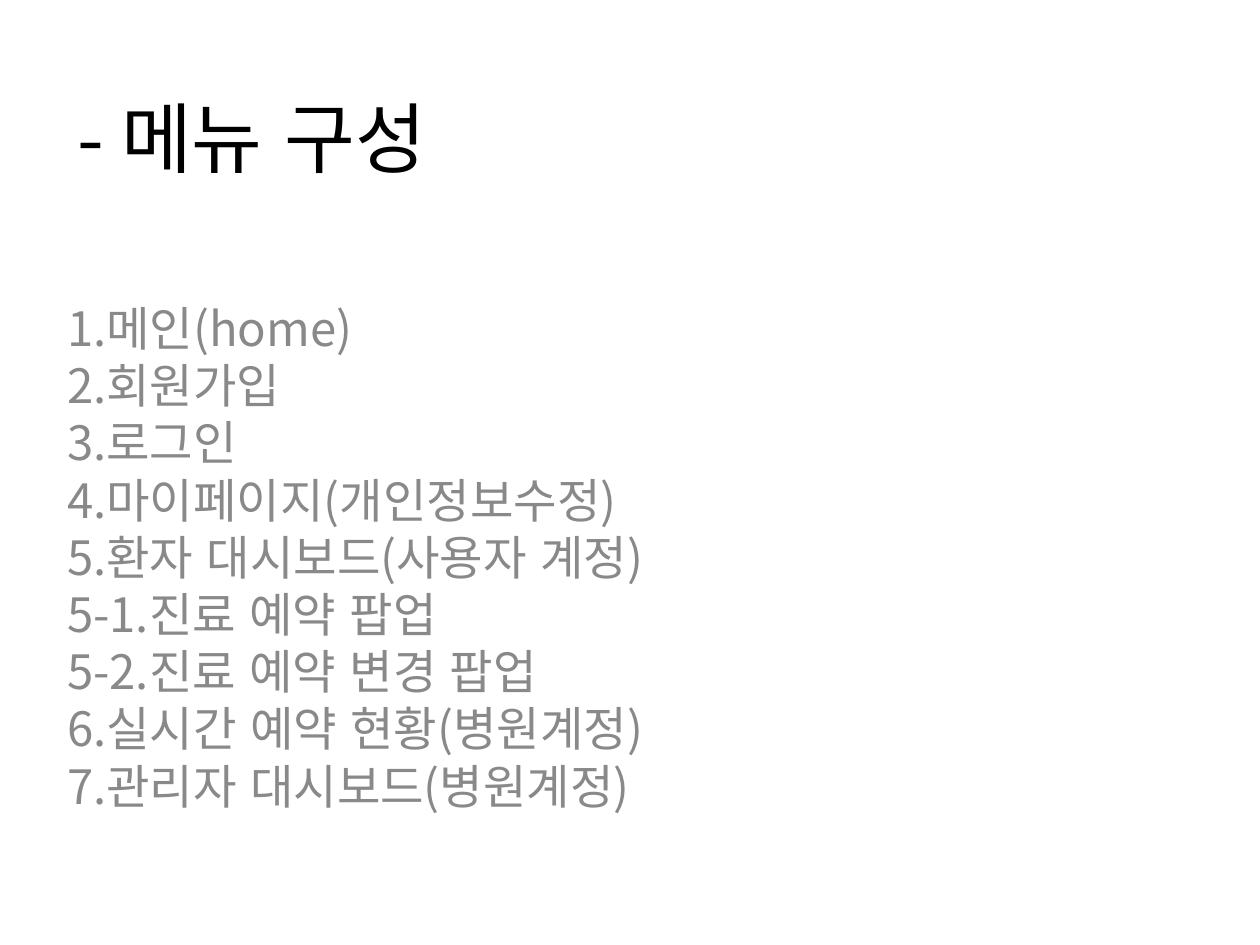
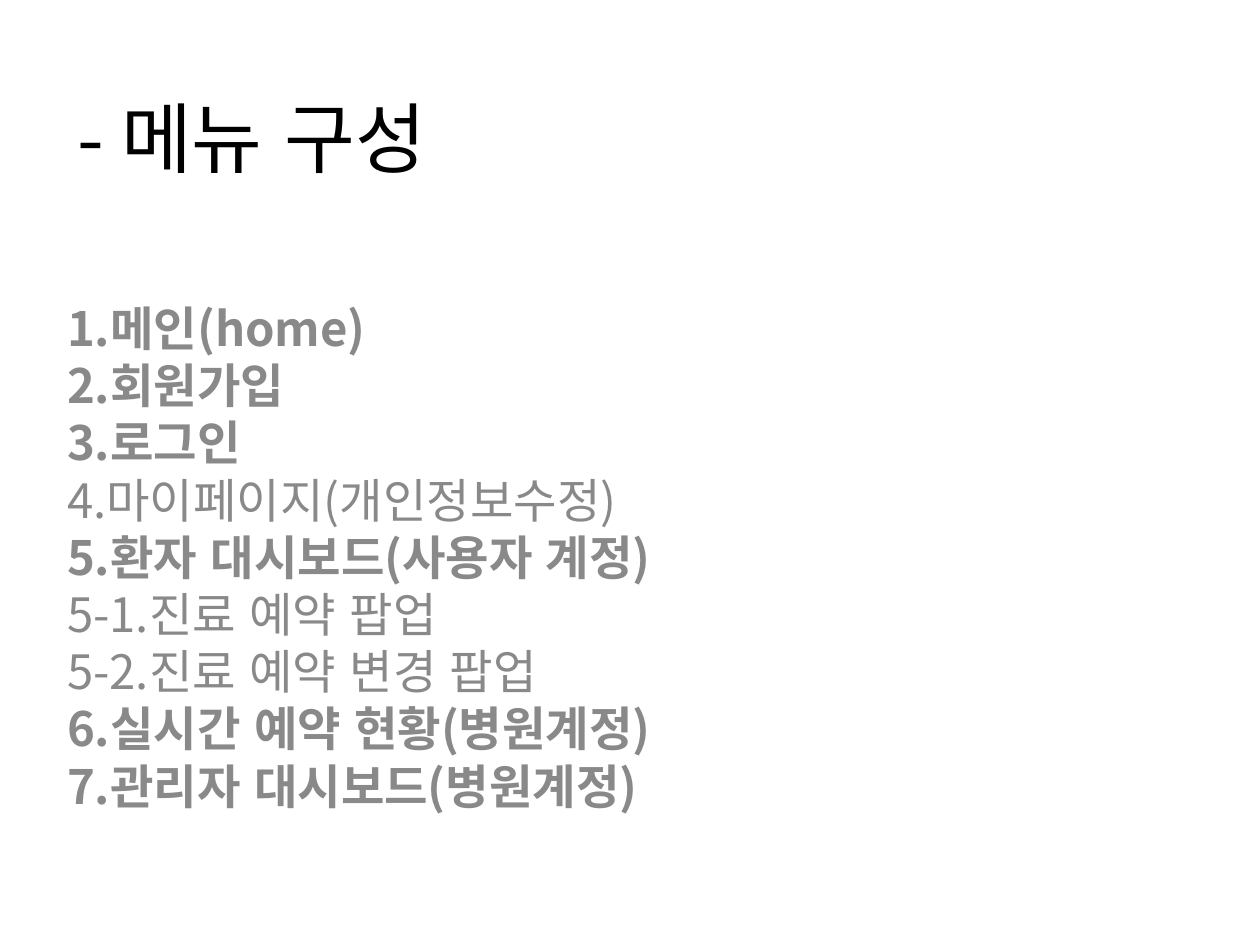
Before and after one commit to Gabintree/appintment2, a slide deck: slide 1 of 프로그램 설계.ppt. Drawn at 1260x945 pixels with LibreOffice and Linux fonts; fonts in the diff are those of the drawing. Boxes give left, top, right and bottom in pixels: in the first picture for what was removed or moved away, otherwise in the second. Text is boxed around its words. In the diff, an @@ line names an element or a change of style, - is before the commit and + after.

Commit message:
프로그램설계 수정

```diff
--- a/프로그램 설계.ppt
+++ b/프로그램 설계.ppt
@@ subtitle at bbox=[67, 306, 651, 814]: bold on in "1.메인(home)", "2.회원가입", "3.로그인", "5.환자 대시보드(사용자 계정)" and 2 more places @@
```
Also in this commit, not shown: 1 other slide changed, 2 slides added, 2 other files.
